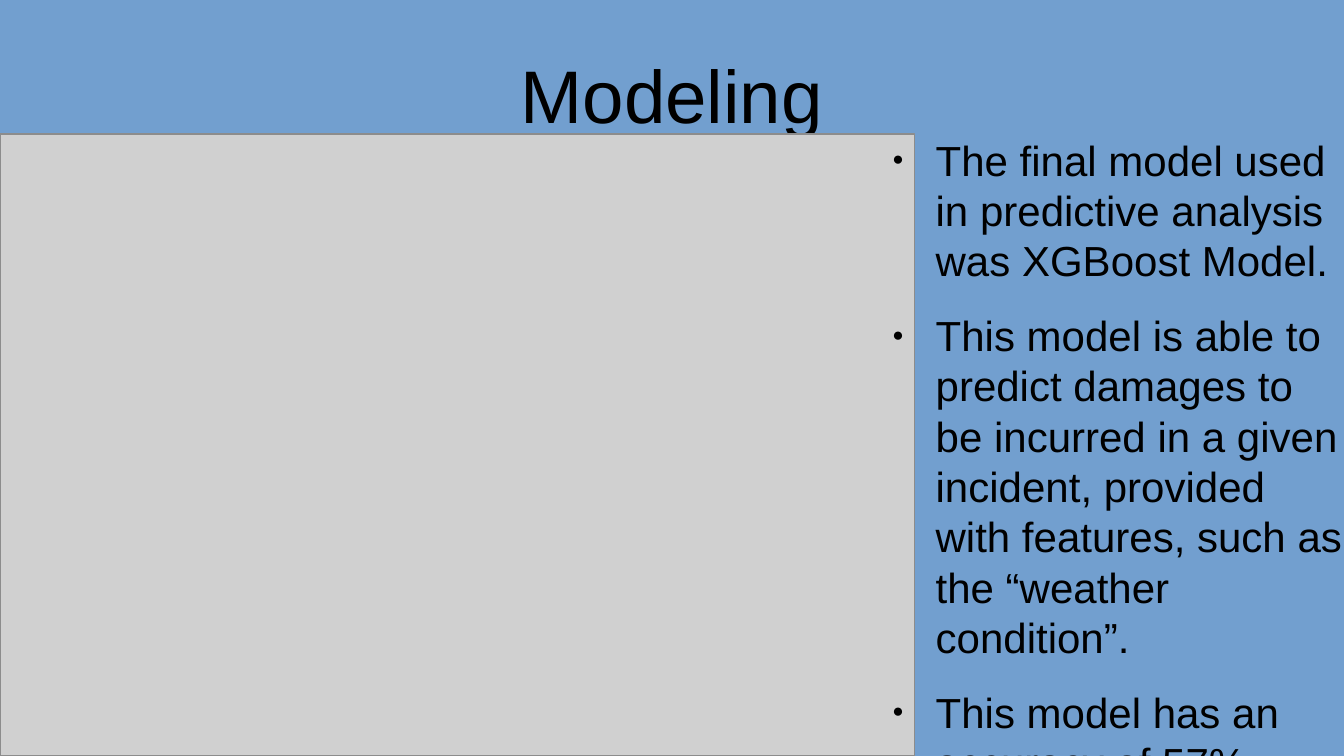
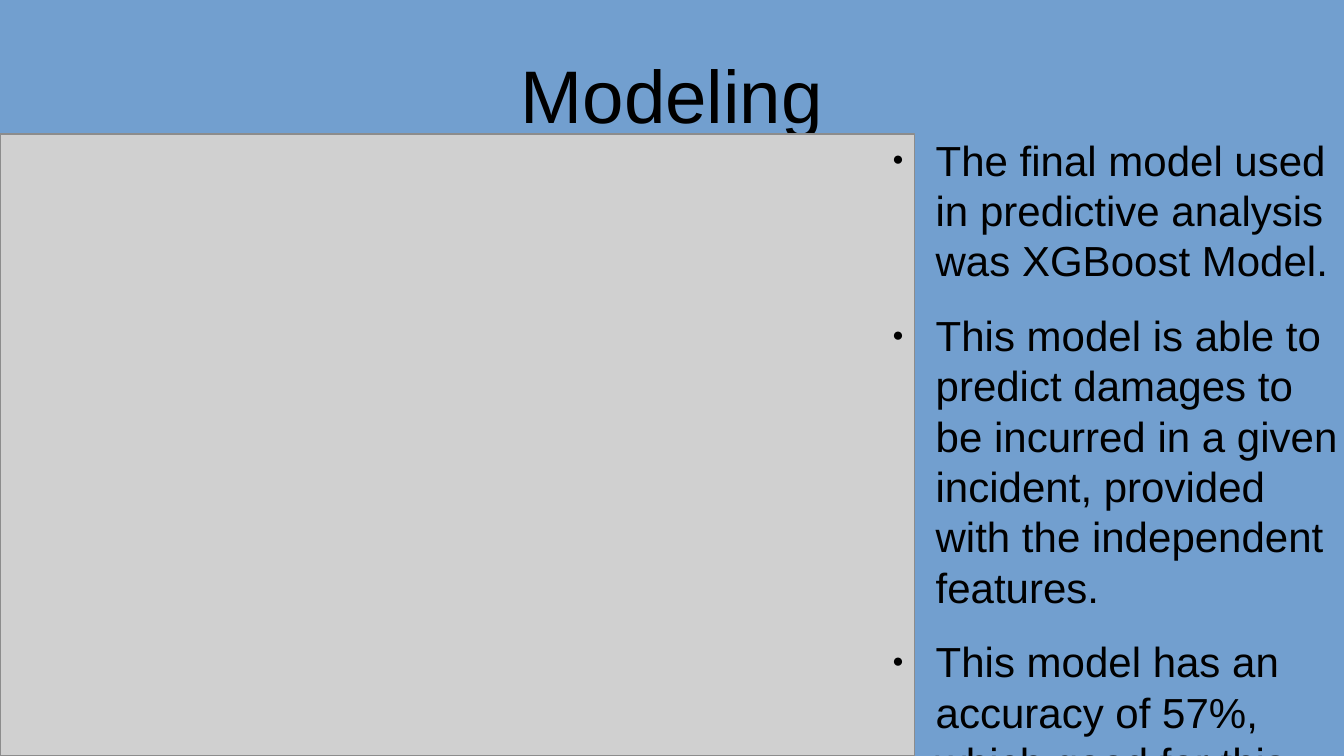
Before and after one commit to kinoti-m-martin/Phase3_Project, a slide deck: slide 12 of Presentation.odp. Drawn at 1344x756 pixels with LibreOffice and Linux fonts; fonts in the diff are those of the drawing; grey boxes stand for pictures. Boxes give left, top, right and bottom in pixels: in the first picture for what was removed or moved away, otherwise in the second. Text is boxed around its words. In the diff, an @@ line names an element or a change of style, - is before the commit and + after.

```diff
--- a/Presentation.odp
+++ b/Presentation.odp
@@ text at (x1=936, y1=320, x2=1337, y2=604): text changed @@
-● This model is able to predict damages to be incurred in a given incident, provided with features, such as the “weather condition”.
+● This model is able to predict damages to be incurred in a given incident, provided with the independent features.
```
Also in this commit, not shown: 1 other slide changed, 1 slide added.
